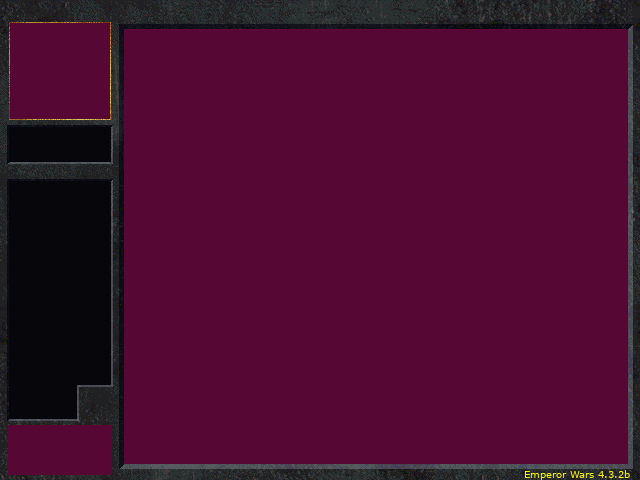
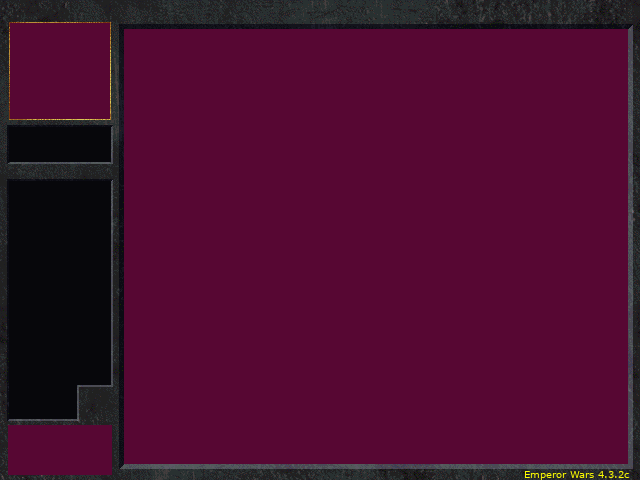
Before/after of a w=640, h=480 layered artwork. What changed in the layer stack:
renamed "Emperor Wars 4.3.2b" to "Emperor Wars 4.3.2c", painted on it over [624, 470, 630, 478]
